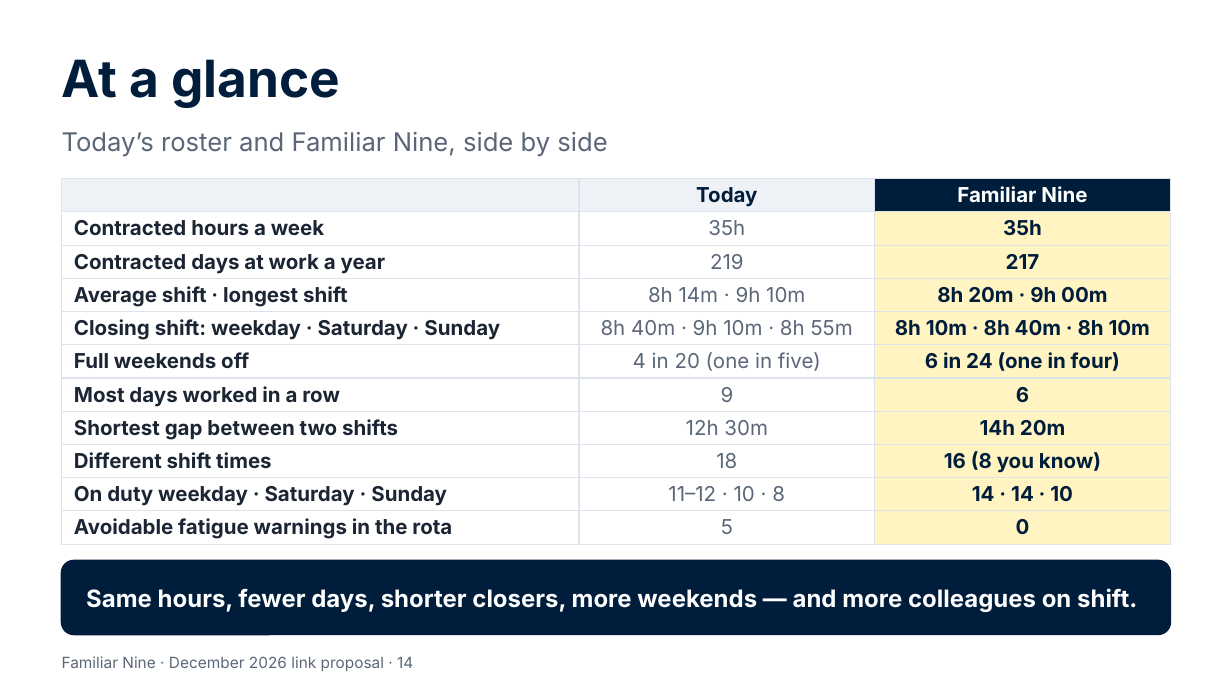
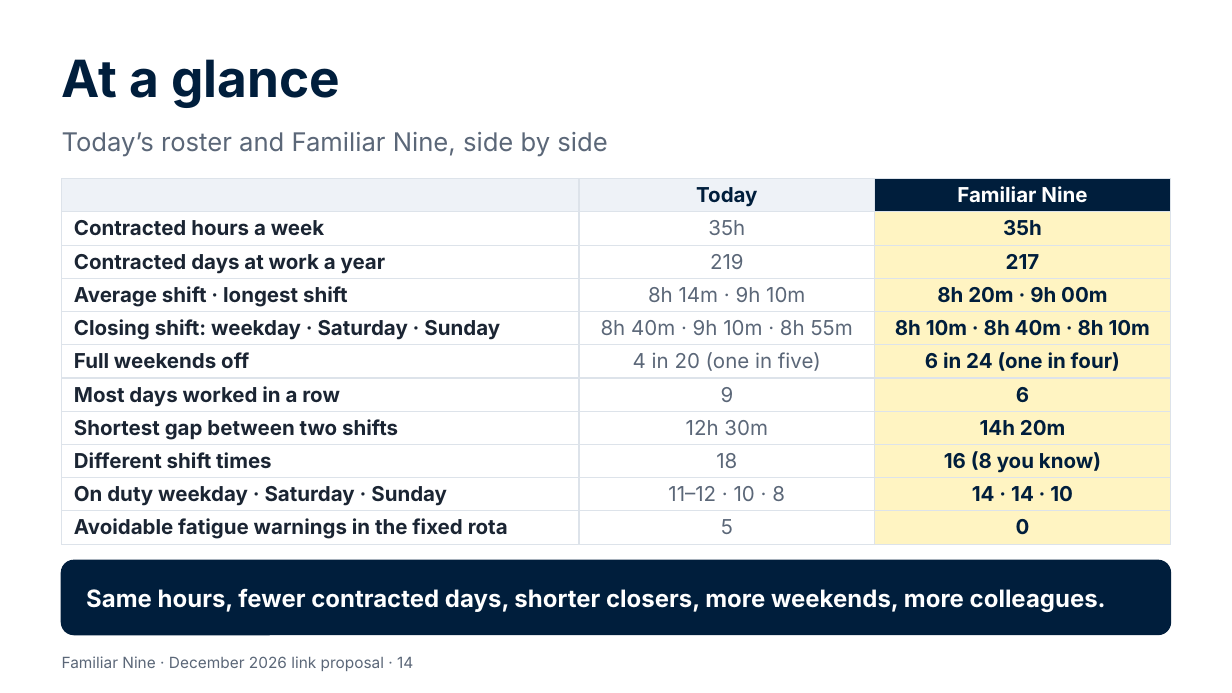
Before and after one commit to Garethdavidmiller/roster-app, a slide deck: slide 14 of docs/proposals/presentations/Familiar-Nine-for-colleagues.pptx. Drawn at 1232x693 pixels with LibreOffice and Linux fonts; fonts in the diff are those of the drawing. Boxes give left, top, right and bottom in pixels: in the first picture for what was removed or moved away, otherwise in the second. Text is boxed around its words. In the diff, an @@ line names an element or a change of style, - is before the commit and + after.

```diff
--- a/docs/proposals/presentations/Familiar-Nine-for-colleagues.pptx
+++ b/docs/proposals/presentations/Familiar-Nine-for-colleagues.pptx
@@ table at box(62, 179, 1170, 543) @@
-row 11, column 1: Avoidable fatigue warnings in the rota
+row 11, column 1: Avoidable fatigue warnings in the fixed rota
@@ text at box(86, 588, 1106, 612): text changed @@
-Same hours, fewer days, shorter closers, more weekends — and more colleagues on shift.
+Same hours, fewer contracted days, shorter closers, more weekends, more colleagues.
```
Also in this commit, not shown: 6 other slides changed, 19 other files.
